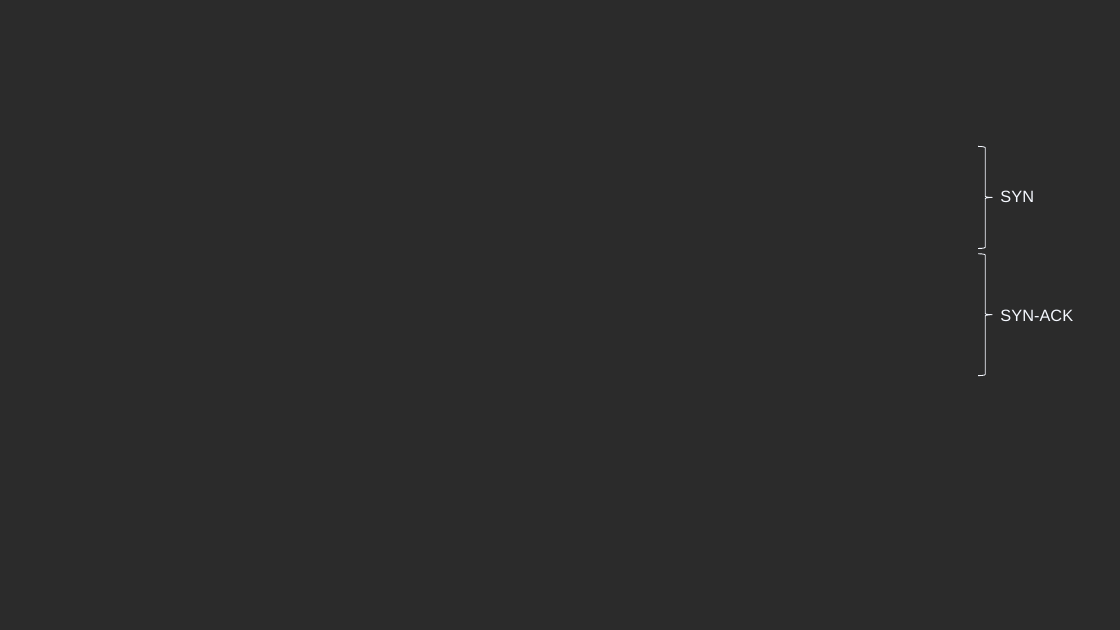
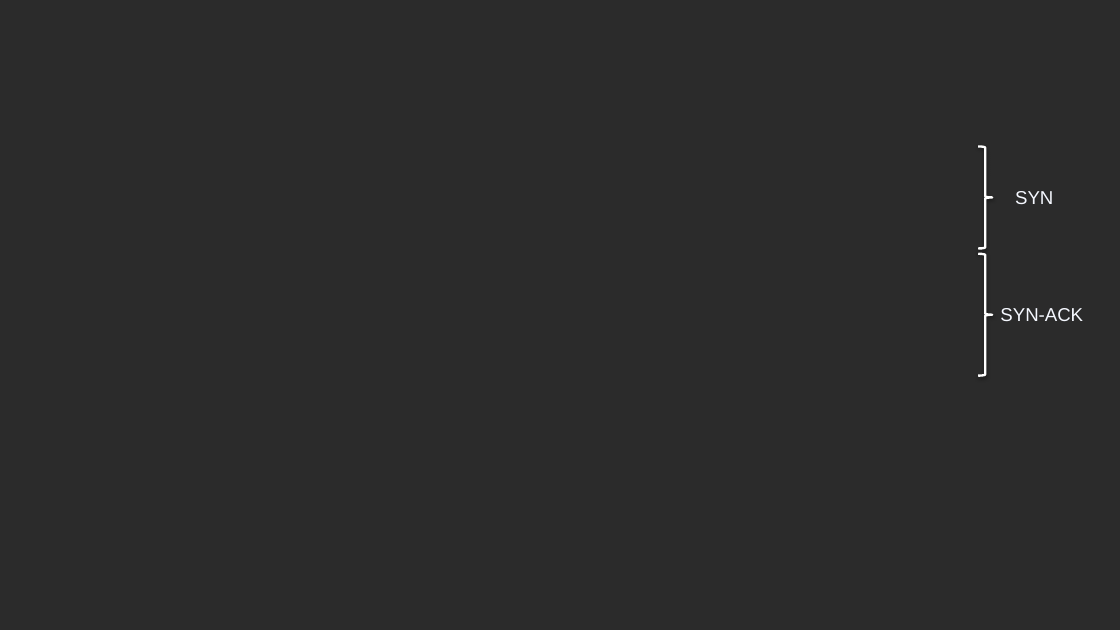
Before and after one commit to CookieKGcz/Dlouhodobka, a slide deck: slide 7 of ~~Dlouhodobka~~/DOCX/Odevzdáno/Útoky_typu_DoS.pptx (slide 6 before the commit). Drawn at 1120x630 pixels with LibreOffice and Linux fonts; fonts in the diff are those of the drawing; background and template pictures are left out; a plain dark background stands for a picture behind light text. Boxes give left, top, right and bottom in pixels: in the first picture for what was removed or moved away, otherwise in the second. Text is boxed around its words. In the diff, an @@ line names an element or a change of style, - is before the commit and + after.

```diff
--- a/~~Dlouhodobka~~/DOCX/Odevzdáno/Útoky_typu_DoS.pptx
+++ b/~~Dlouhodobka~~/DOCX/Odevzdáno/Útoky_typu_DoS.pptx
@@ right brace at (979, 146, 993, 249): outline #F5F8FF 0.75 pt to #FFFFFF 2 pt; shadow on @@
@@ text "SYN" at (1015, 191, 1053, 204): size 14 to 16 pt @@
@@ text "SYN": place and size @@
-text "SYN" at (1000, 190, 1034, 202)
+text "SYN" at (1015, 191, 1053, 204)
@@ right brace at (979, 254, 993, 376): outline #F5F8FF 0.75 pt to #FFFFFF 2 pt; shadow on @@
@@ text "SYN-ACK" at (1000, 308, 1083, 321): size 14 to 16 pt @@
```
Also in this commit, not shown: 5 other slides changed, 4 slides added, 14 other files.
